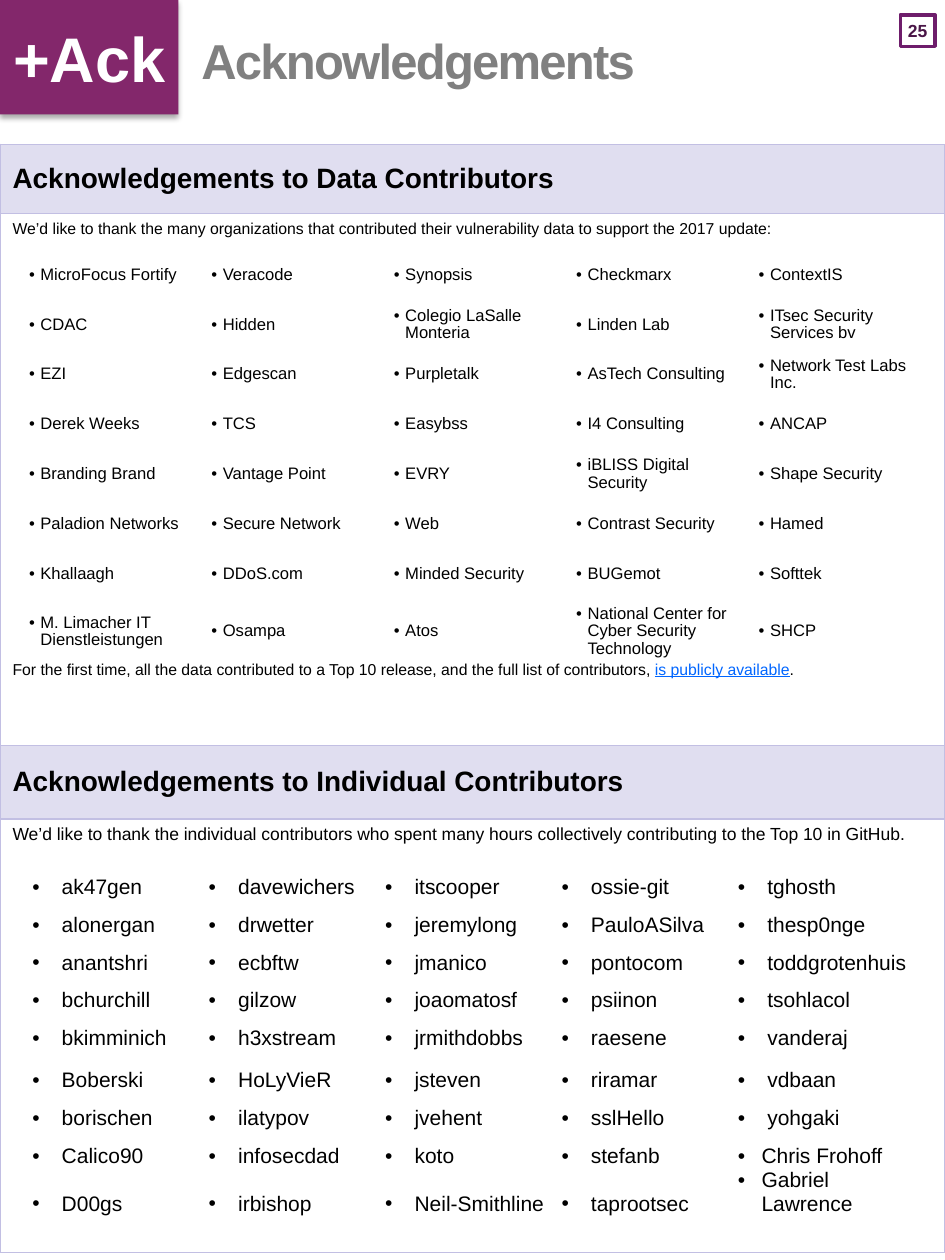
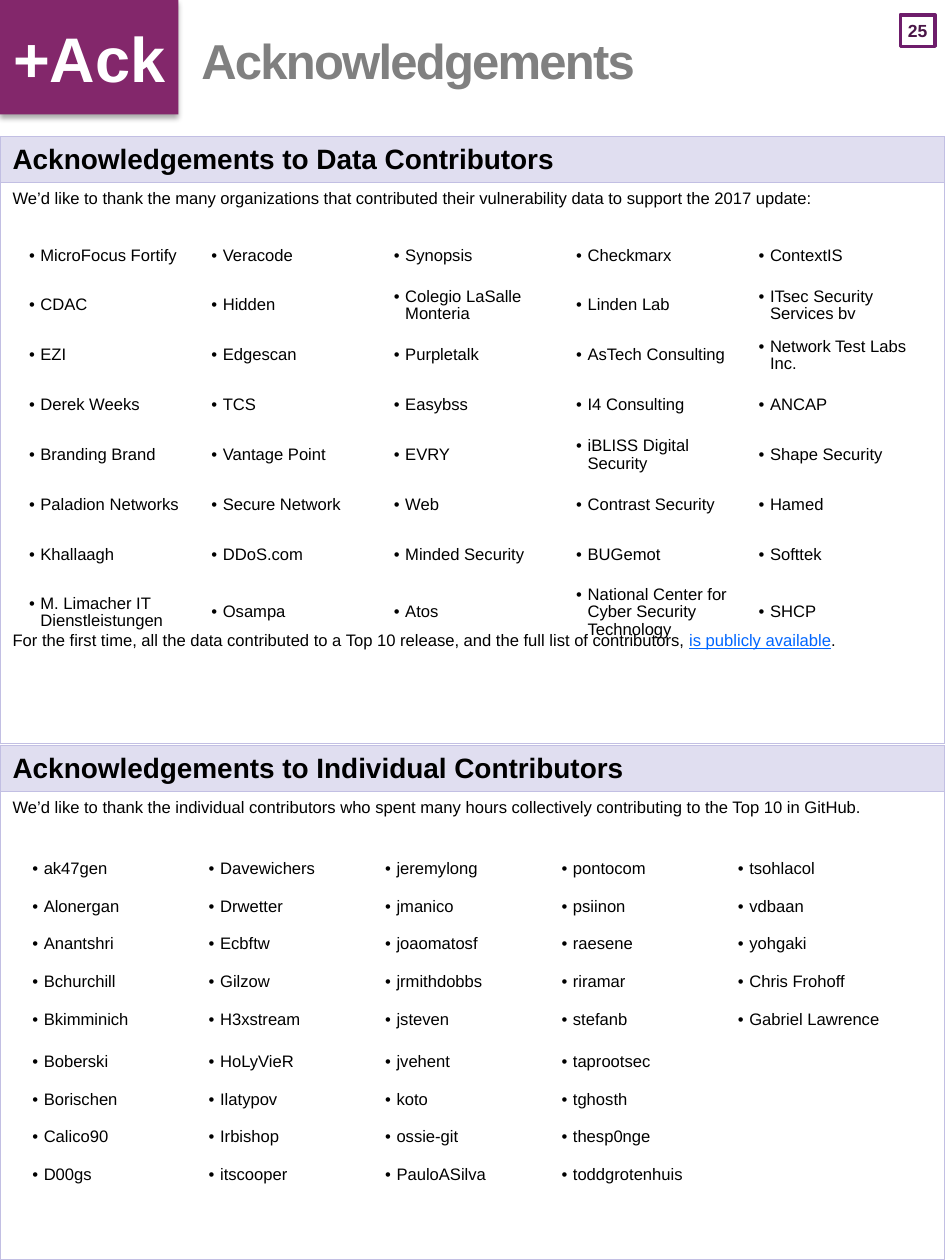
Before and after one commit to OWASP/Top10, a slide deck: slide 26 of 2017/OWASP Top 10 2017 GM (en).pptx. Drawn at 945x1260 pixels with LibreOffice and Linux fonts; fonts in the diff are those of the drawing. Boxes give left, top, right and bottom in pixels: in the first picture for what was removed or moved away, otherwise in the second. Text is boxed around its words. In the diff, an @@ line names an element or a change of style, - is before the commit and + after.

```diff
--- a/2017/OWASP Top 10 2017 GM (en).pptx
+++ b/2017/OWASP Top 10 2017 GM (en).pptx
@@ table at (0, 136, 945, 743) @@
-row 3: Acknowledgements to Individual Contributors
-row 4: We’d like to thank the individual contributors who spent many hours collectively contributing to the Top 10 in GitHub.
@@ table: place and size @@
-table at (0, 145, 945, 1252)
+table at (0, 136, 945, 743)
@@ table: place and size @@
-table at (16, 249, 930, 664)
+table at (16, 231, 930, 645)
@@ table added at (0, 746, 945, 1260), 2 rows, 1 columns @@
+Acknowledgements to Individual Contributors
+We’d like to thank the individual contributors who spent many hours collectively contributing to the Top 10 in GitHub.
@@ table at (32, 840, 914, 1188) @@
-row 1: ak47gen | davewichers | itscooper | ossie-git | tghosth
+row 1: ak47gen | Davewichers | jeremylong | pontocom | tsohlacol
-row 2: alonergan | drwetter | jeremylong | PauloASilva | thesp0nge
+row 2: Alonergan | Drwetter | jmanico | psiinon | vdbaan
-row 3: anantshri | ecbftw | jmanico | pontocom | toddgrotenhuis
+row 3: Anantshri | Ecbftw | joaomatosf | raesene | yohgaki
-row 4: bchurchill | gilzow | joaomatosf | psiinon | tsohlacol
+row 4: Bchurchill | Gilzow | jrmithdobbs | riramar | Chris Frohoff
-row 5: bkimminich | h3xstream | jrmithdobbs | raesene | vanderaj
+row 5: Bkimminich | H3xstream | jsteven | stefanb | Gabriel Lawrence
-row 6: Boberski | HoLyVieR | jsteven | riramar | vdbaan
+row 6: Boberski | HoLyVieR | jvehent | taprootsec | 
-row 7: borischen | ilatypov | jvehent | sslHello | yohgaki
+row 7: Borischen | Ilatypov | koto | tghosth | 
-row 8: Calico90 | infosecdad | koto | stefanb | Chris Frohoff
+row 8: Calico90 | Irbishop | ossie-git | thesp0nge | 
-row 9: D00gs | irbishop | Neil-Smithline | taprootsec | Gabriel Lawrence
+row 9: D00gs | itscooper | PauloASilva | toddgrotenhuis | 
@@ size 12 to 9.5 pt in "ak47gen", "Boberski", "HoLyVieR", "Calico90" and 1 more places @@
@@ indent changed @@
@@ table: place and size @@
-table at (32, 861, 914, 1232)
+table at (32, 840, 914, 1188)
```
Also in this commit, not shown: 25 other slides changed, 1 slide added, 1 other file.
